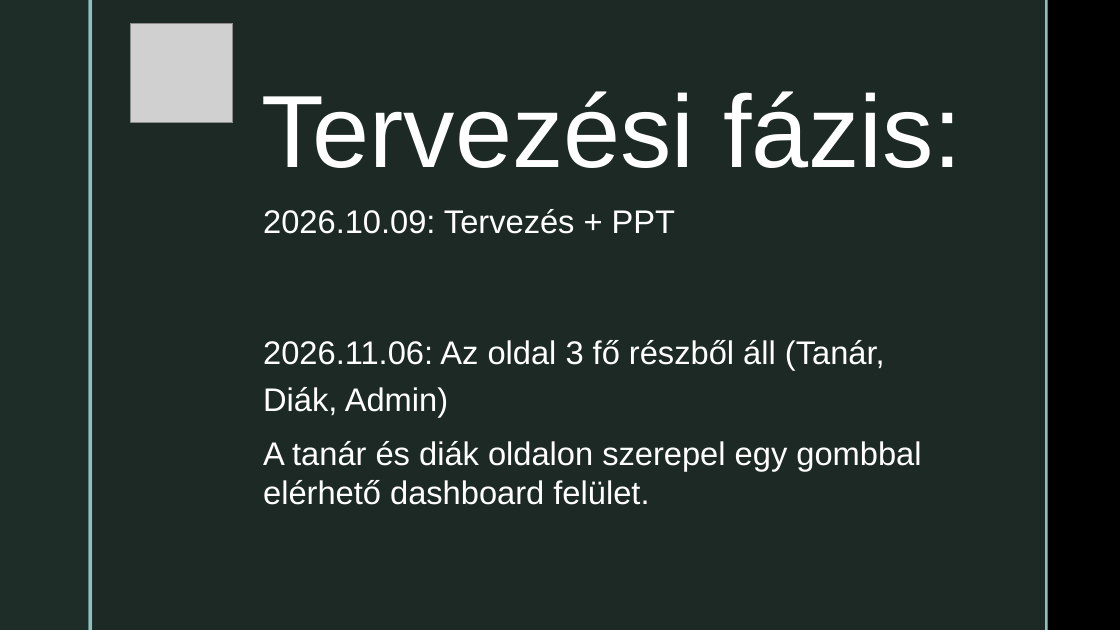
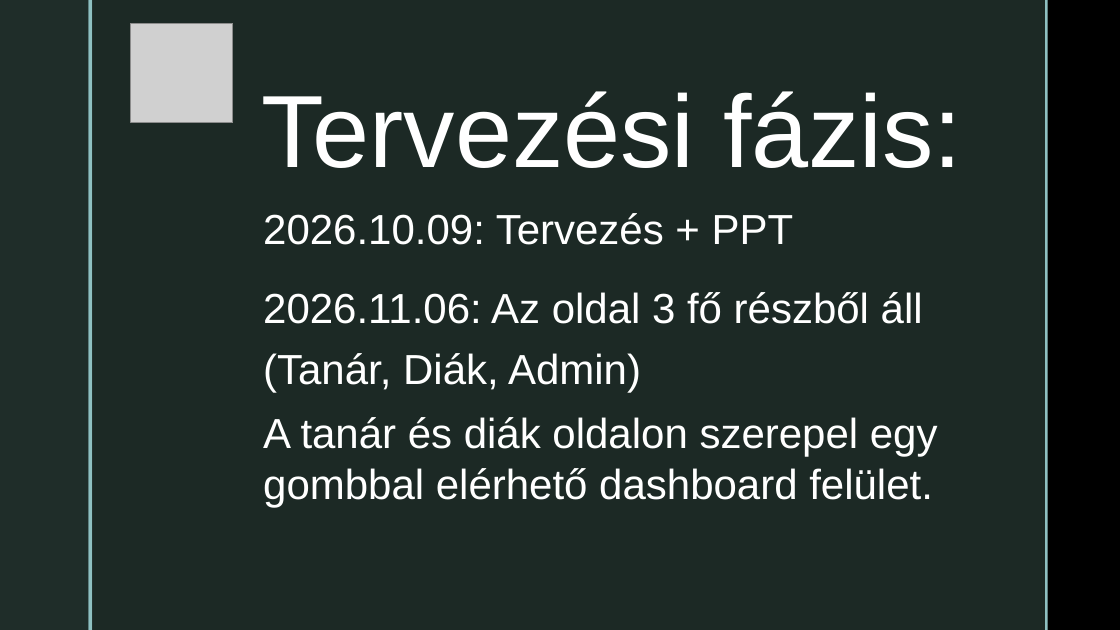
Before and after one commit to akosfarkas653-a11y/TDI-Vizsgamunka, a slide deck: slide 6 of TDI.pptx. Drawn at 1120x630 pixels with LibreOffice and Linux fonts; fonts in the diff are those of the drawing; grey boxes stand for pictures; background and template pictures are left out. Boxes give left, top, right and bottom in pixels: in the first picture for what was removed or moved away, otherwise in the second. Text is boxed around its words. In the diff, an @@ line names an element or a change of style, - is before the commit and + after.

```diff
--- a/TDI.pptx
+++ b/TDI.pptx
@@ text "2026.10.09: Tervezés + PPT" at [263, 213, 938, 507]: size 28 to 36 pt @@
```
Also in this commit, not shown: 1 other slide changed, 1 slide added, 1 other file.
